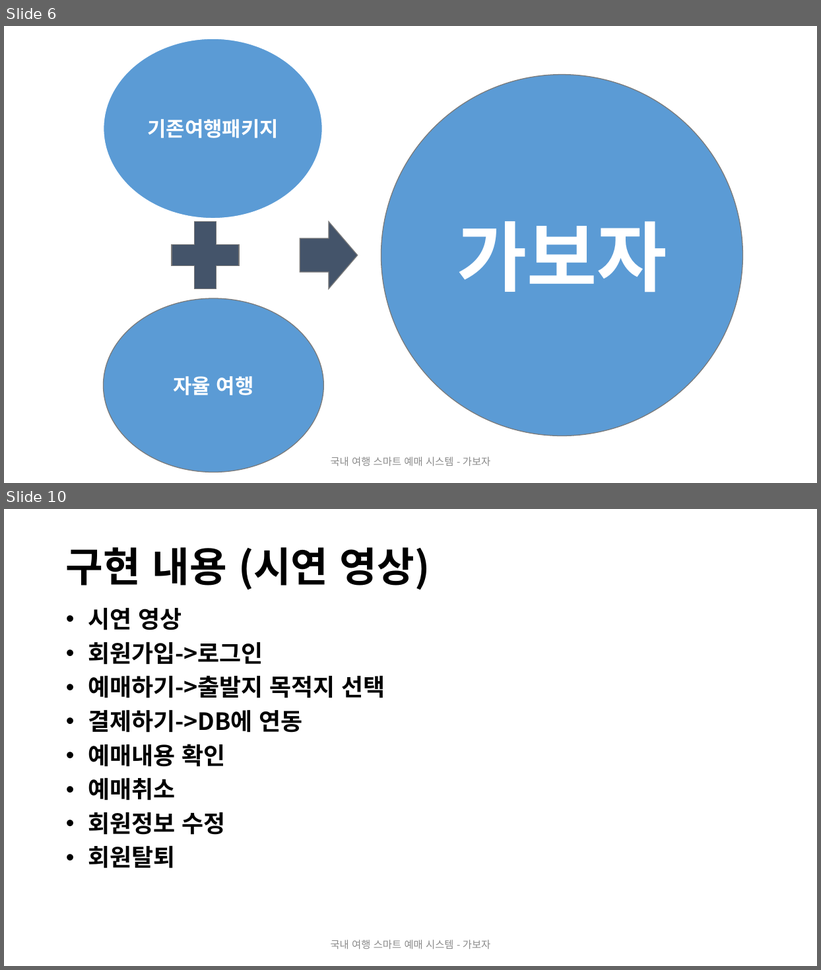
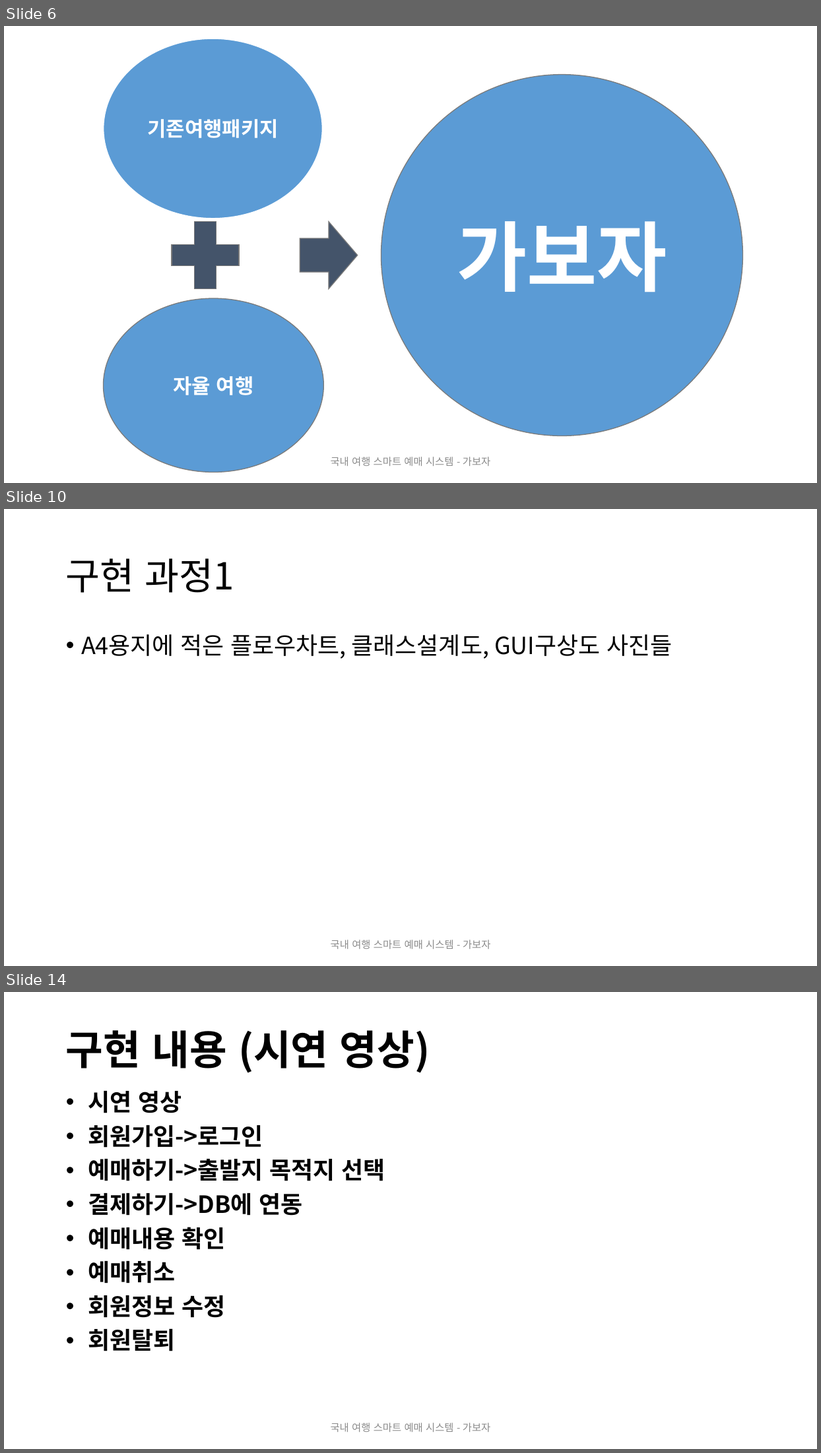
Before and after one commit to 2019-SMHRD-Deep3/JAVA_PROJECT, a slide deck: DOCUMENT/가보자바_pt_final.pptx. Shown one above the other, each under a label of ours: slides 6 and 10 before the commit, slides 6, 10 and 14 after it; the slides between them are not shown. The pictures are 821x970 and 821x1453 pixels, drawn with LibreOffice and Linux fonts; fonts in the diff are those of the drawing. Boxes give left, top, right and bottom in pixels: in the first picture for what was removed or moved away, otherwise in the second. Text is boxed around its words. In the diff, an @@ line names an element or a change of style, - is before the commit and + after.

```diff
--- a/DOCUMENT/가보자바_pt_final.pptx
+++ b/DOCUMENT/가보자바_pt_final.pptx
@@ slide 10 added at (4,509,817,966), background #FFFFFF @@
@@ title added at (66,559,234,593), 44 pt, text #000000 @@
+구현 과정1
@@ text added at (81,634,672,659), 28 pt, text #000000 @@
+• A4용지에 적은 플로우차트, 클래스설계도, GUI구상도 사진들
@@ text added at (331,940,490,949), 12 pt, text #8C8C8C @@
+국내 여행 스마트 예매 시스템 - 가보자
@@ what was slide 10 is now slide 14 @@
```
Also in this commit, not shown: 3 slides changed, 4 other slides added, 1 other file.
